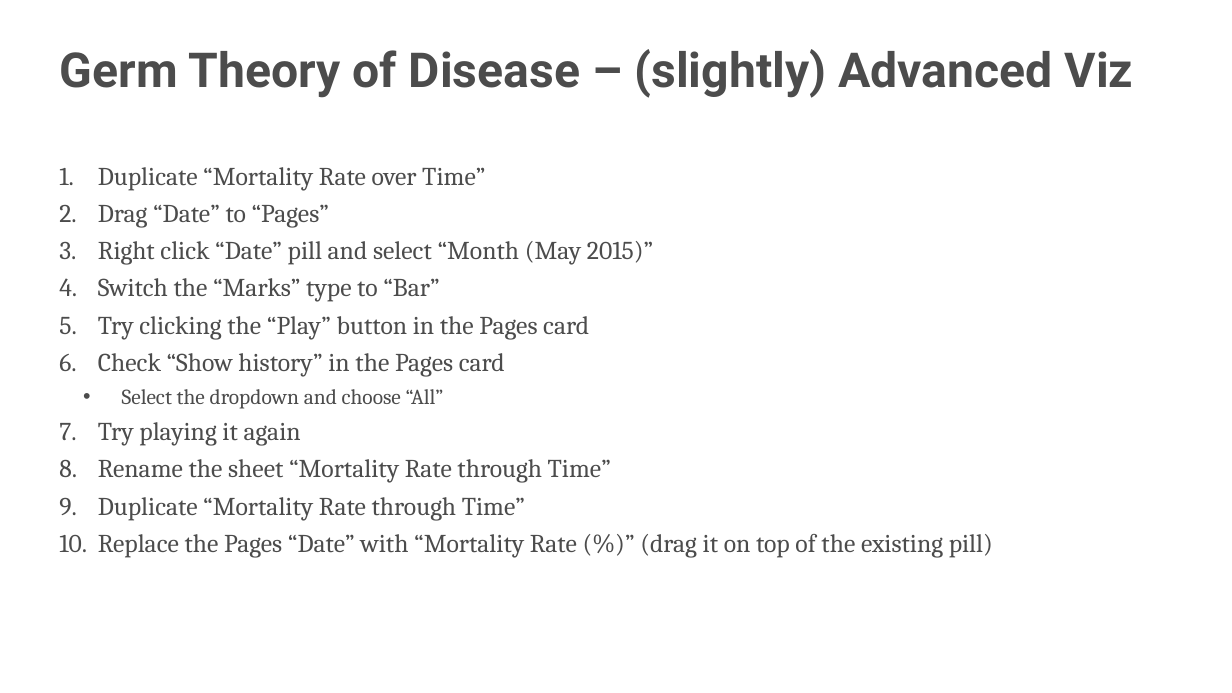
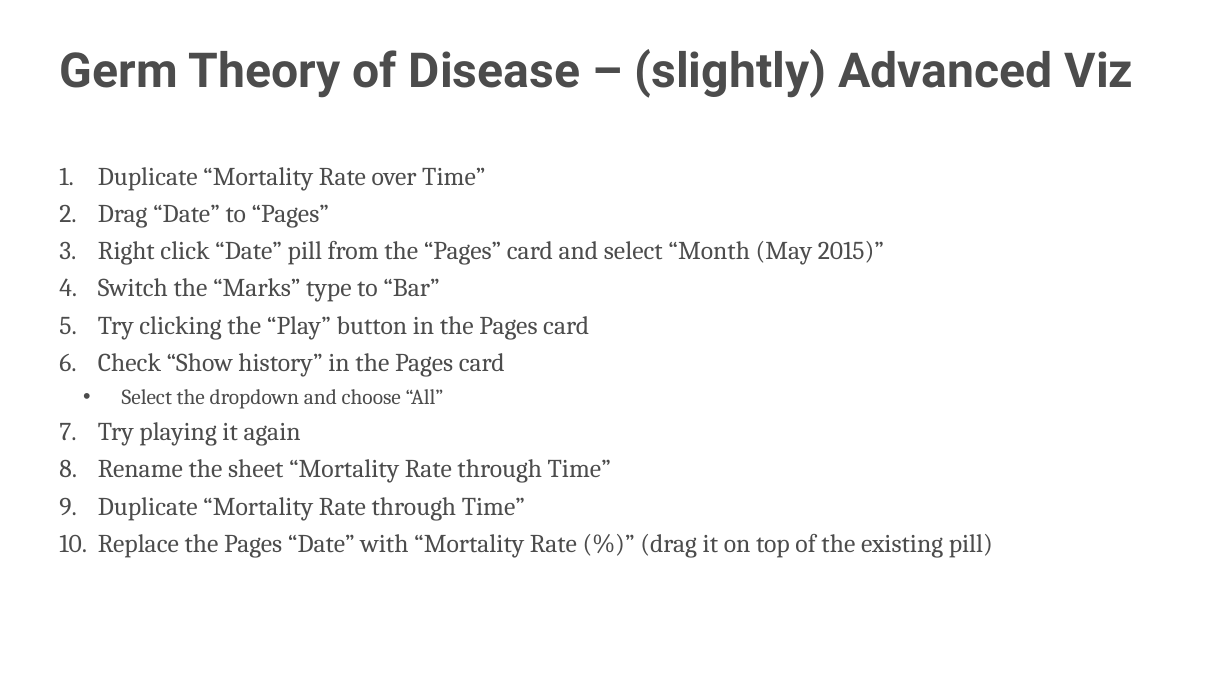
Before and after one commit to s-kyle-reed/data-lecture, a slide deck: slide 36 of lecture.pptx. Drawn at 1232x693 pixels with LibreOffice and Linux fonts; fonts in the diff are those of the drawing; background and template pictures are left out. Boxes give left, top, right and bottom in pixels: in the first picture for what was removed or moved away, otherwise in the second. Text is boxed around its words. In the diff, an @@ line names an element or a change of style, - is before the commit and + after.

```diff
--- a/lecture.pptx
+++ b/lecture.pptx
@@ text at [98, 241, 884, 265]: text changed @@
-3. Right click “Date” pill and select “Month (May 2015)”
+3. Right click “Date” pill from the “Pages” card and select “Month (May 2015)”
```
Also in this commit, not shown: 11 other slides changed.
